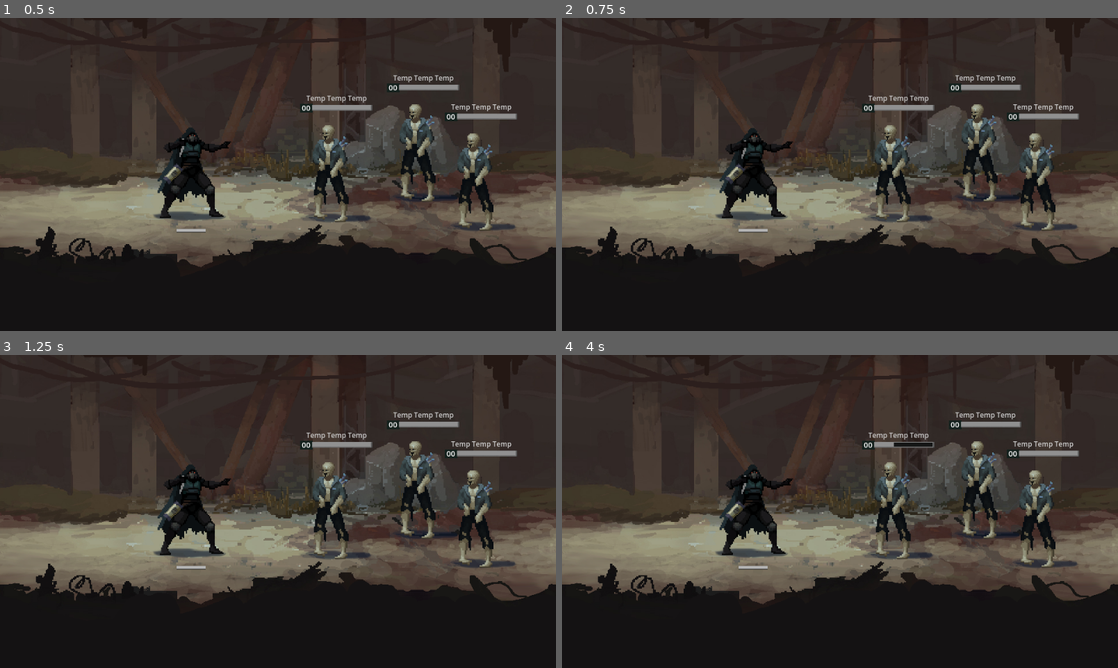
Above: before the commit, frames 1-4 (two rows, left to right).
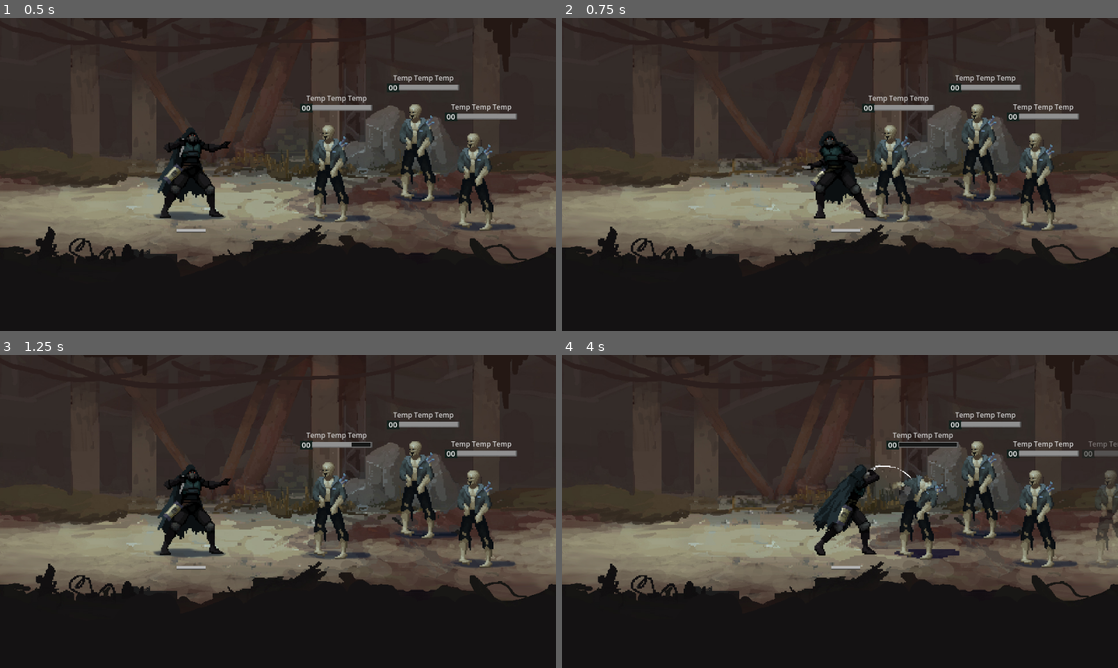
Above: after the commit, the same moments.

Repository: lynxLoad/biosplit
Game: Godot game, scene res://game/arena/arena.tscn
Same seed, same stepped clock (60 frames per second), same inputs: the game is played once before the commit and once after it.
Inputs:
- Up to frame 1 (0.5 s): no input
- Up to frame 2 (0.75 s): hold Z (attack, bound only after the commit) from 0.53 s (still down)
- Up to frame 3 (1.25 s): keep holding Z (attack, bound only after the commit)
- Up to frame 4 (4 s): release Z (attack, bound only after the commit) at 1.28 s; tap Space (attack, bound only before the commit) at 1.35, 2.85 s; hold Z (attack, bound only after the commit) 2.03-2.78 s; hold Z (attack, bound only after the commit) from 3.53 s (still down)

Frame 1 is identical in both runs. In frame 2, 3.5% of the frame differs, in the area x 27-57%, y 35-69%; in frame 3, less than 0.1%; in frame 4, 6.3%, in the area x 27-100%, y 24-69%.

Commit message:
feat(input): add block action and rebind attack to Z
- attack moved from Space to Z
- new block action bound to X

Z/X is the common attack/block pair, keeps hands on the same row.

Diff:
--- a/project.godot
+++ b/project.godot
@@ -30,7 +30,12 @@
 }
 attack={
 "deadzone": 0.2,
-"events": [Object(InputEventKey,"resource_local_to_scene":fa …(140 unchanged characters)… d":false,"keycode":0,"physical_keycode":32,"key_label":0,"unicode":32,"location":0,"echo":false,"script":null)
+"events": [Object(InputEventKey,"resource_local_to_scene":fa …(140 unchanged characters)… d":false,"keycode":0,"physical_keycode":90,"key_label":0,"unicode":1103,"location":0,"echo":false,"script":null)
+]
+}
+block={
+"deadzone": 0.2,
+"events": [Object(InputEventKey,"resource_local_to_scene":false,"resource_name":"","device":-1,"window_id":0,"alt_pressed":false,"shift_pressed":false,"ctrl_pressed":false,"meta_pressed":false,"pressed":false,"keycode":0,"physical_keycode":88,"key_label":0,"unicode":120,"location":0,"echo":false,"script":null)
 ]
 }
 
